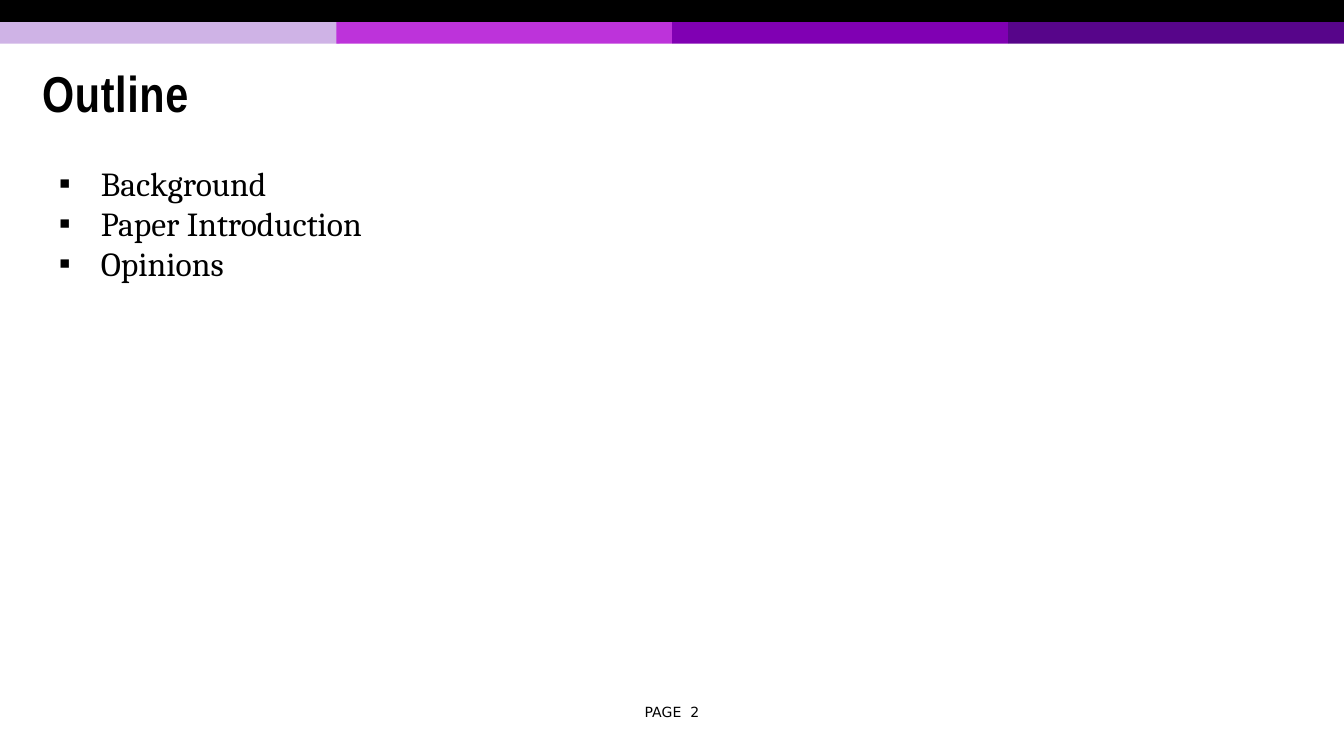
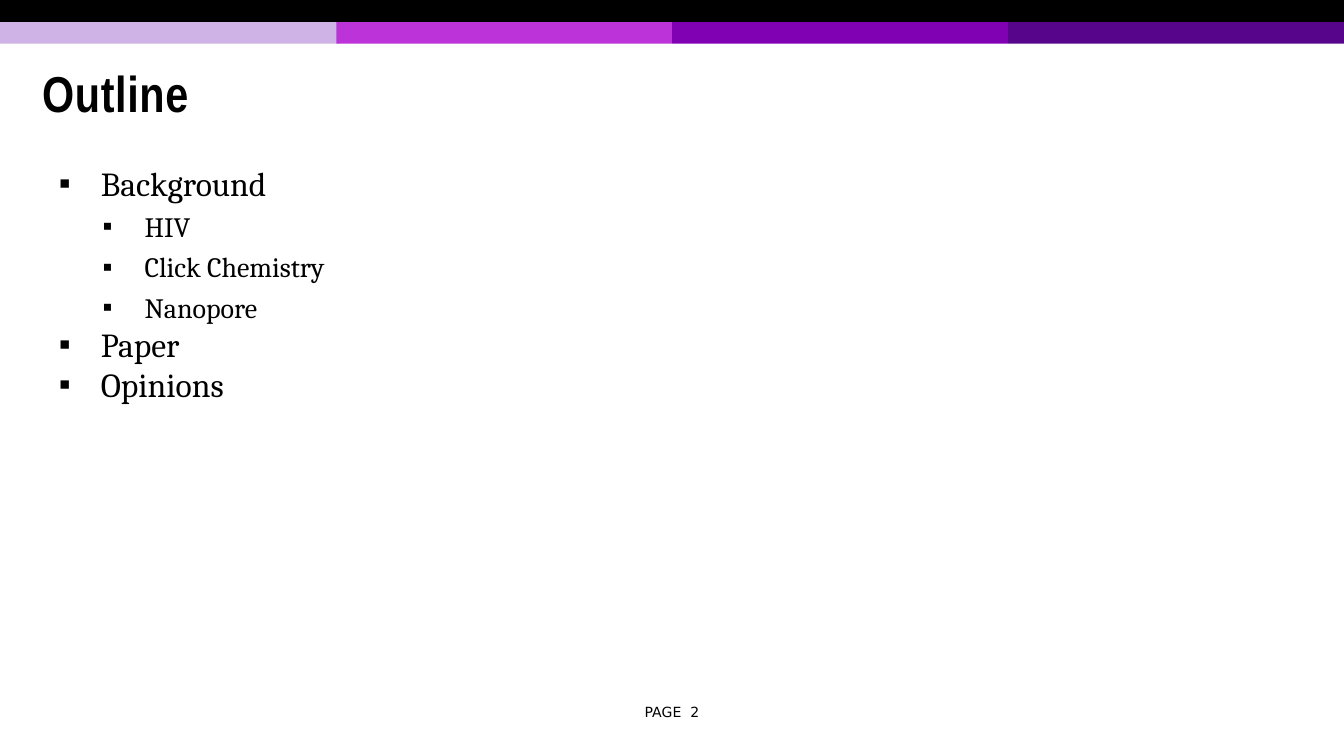
Before and after one commit to tonymin/ECE730, a slide deck: slide 2 of Presentation 2.pptx. Drawn at 1344x756 pixels with LibreOffice and Linux fonts; fonts in the diff are those of the drawing; background and template pictures are left out. Boxes give left, top, right and bottom in pixels: in the first picture for what was removed or moved away, otherwise in the second. Text is boxed around its words. In the diff, an @@ line names an element or a change of style, - is before the commit and + after.

```diff
--- a/Presentation 2.pptx
+++ b/Presentation 2.pptx
@@ text at box(101, 218, 324, 364): text changed; size 18 to 15 pt @@
-▪ Paper Introduction
+  ▪ HIV
+  ▪ Click Chemistry
+  ▪ Nanopore
+▪ Paper
```
Also in this commit, not shown: 5 slides added, 1 slide removed, 1 other file.
